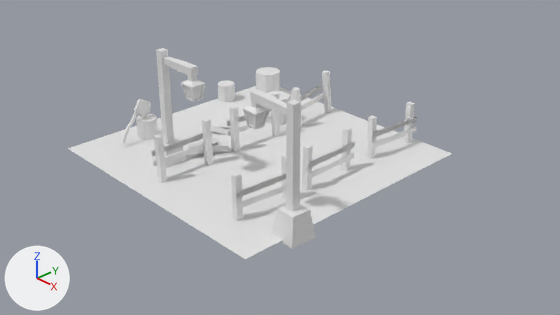
A saved change to the Blender file 36-portalscene-creating-a-scene-in-blender/blender.blend.
Both versions are drawn from the file's camera 'Camera'. Lighting does not change. The marker at lower left points along +X, +Y and +Z.
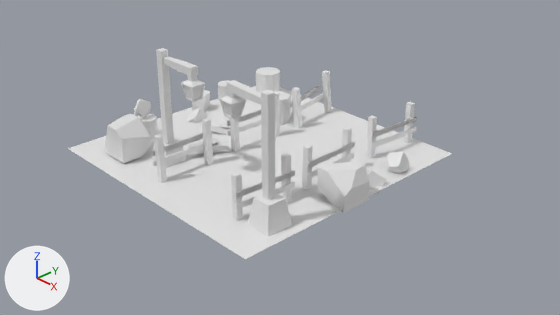
Location of each change, (x1, y1, x2, y2) in pixels of the pictures (560 x 315 px):
'pole.001', moved
    before: (250, 89, 301, 212)
    after: (227, 80, 275, 200)
'base.001', moved
    before: (272, 205, 316, 249)
    after: (248, 193, 292, 237)
'Cube.009', added
    after: (317, 161, 370, 213)
'Cube.012', added
    after: (105, 113, 151, 163)
'lamp frame.001', moved
    before: (243, 105, 270, 129)
    after: (220, 96, 246, 119)
'Cube.011', added
    after: (387, 152, 410, 173)
'lamp.002', moved
    before: (246, 112, 267, 126)
    after: (223, 102, 243, 117)
'Cube.007', added
    after: (367, 170, 386, 194)
'Cube.008', added
    after: (191, 90, 210, 112)
'Cube.010', added
    after: (187, 108, 207, 123)

Diff of the bpy script that builds the scene:
```diff
--- a/36-portalscene-creating-a-scene-in-blender/blender.blend.py
+++ b/36-portalscene-creating-a-scene-in-blender/blender.blend.py
@@ me_cube_021 @@
+me_cube_021.from_pydata(...)  # 16 vertices, 10 faces; spans x -0.99..0.99, y -0.99..0.99, z -0.04..1.94
@@ me_cube_020 @@
+me_cube_020.from_pydata(...)  # 14 vertices, 9 faces; spans x -0.99..0.67, y -0.99..0.99, z -0.04..1.94
@@ me_cube_017 @@
+me_cube_017.from_pydata(...)  # 16 vertices, 10 faces; spans x -0.99..0.99, y -0.99..0.99, z -0.04..1.94
@@ ob_base_001 @@
 ob_base_001 = bpy.data.objects.new('base.001', me_cube_004)
-ob_base_001.location = (1.662, -1.333, 0.113)
+ob_base_001.location = (1.315, -1.4, 0.15)
 ob_base_001.rotation_euler = (0.0, 0.0, 3.106)  # degrees (0, 0, 178)
@@ ob_pole_001 @@
 ob_pole_001 = bpy.data.objects.new('pole.001', me_cube_005)
-ob_pole_001.location = (1.662, -1.333, -0.417)
+ob_pole_001.location = (1.315, -1.4, -0.38)
 ob_pole_001.rotation_euler = (0.0, 0.0, 3.106)  # degrees (0, 0, 178)
@@ ob_lamp_frame_001 @@
 ob_lamp_frame_001 = bpy.data.objects.new('lamp frame.001', me_cube_006)
-ob_lamp_frame_001.location = (1.662, -1.333, -0.623)
+ob_lamp_frame_001.location = (1.315, -1.4, -0.586)
 ob_lamp_frame_001.rotation_euler = (0.0, 0.00703, 3.106)  # degrees (0, 0.4, 178)
@@ ob_lamp_002 @@
 ob_lamp_002 = bpy.data.objects.new('lamp.002', me_cube_012)
-ob_lamp_002.location = (1.662, -1.333, -0.623)
+ob_lamp_002.location = (1.315, -1.4, -0.586)
 ob_lamp_002.rotation_euler = (0.0, 0.00703, 3.106)  # degrees (0, 0.4, 178)
@@ ob_cube_011 @@
+ob_cube_011 = bpy.data.objects.new('Cube.011', me_cube_021)
+ob_cube_011.location = (1.436, 0.819, 0.139)
+ob_cube_011.rotation_euler = (2.786, -0.552, 1.938)  # degrees (160, -32, 111)
+ob_cube_011.scale = (0.121, 0.121, 0.121)
@@ ob_cube_008 @@
+ob_cube_008 = bpy.data.objects.new('Cube.008', me_cube_020)
+ob_cube_008.location = (-2.13, 0.094, 0.074)
+ob_cube_008.rotation_euler = (1.466, -0.124, 3.66)  # degrees (84, -7.1, 210)
+ob_cube_008.scale = (0.156, 0.156, 0.156)
@@ ob_cube_007 @@
+ob_cube_007 = bpy.data.objects.new('Cube.007', me_cube_021.copy())
+ob_cube_007.location = (1.547, 0.3, 0.015)
+ob_cube_007.rotation_euler = (4.124, -0.887, 1.512)  # degrees (236, -51, 87)
+ob_cube_007.scale = (0.121, 0.121, 0.121)
@@ ob_cube_012 @@
+ob_cube_012 = bpy.data.objects.new('Cube.012', me_cube_017)
+ob_cube_012.location = (-1.542, -1.563, -0.008)
+ob_cube_012.scale = (0.242, 0.242, 0.242)
@@ ob_cube_010 @@
+ob_cube_010 = bpy.data.objects.new('Cube.010', me_cube_020.copy())
+ob_cube_010.location = (-1.934, -0.088, -0.098)
+ob_cube_010.rotation_euler = (0.563, 0.888, 1.046)  # degrees (32, 51, 60)
+ob_cube_010.scale = (0.118, 0.118, 0.118)
@@ ob_cube_009 @@
+ob_cube_009 = bpy.data.objects.new('Cube.009', me_cube_021.copy())
+ob_cube_009.location = (1.461, -0.235, -0.068)
+ob_cube_009.scale = (0.242, 0.242, 0.242)
```
